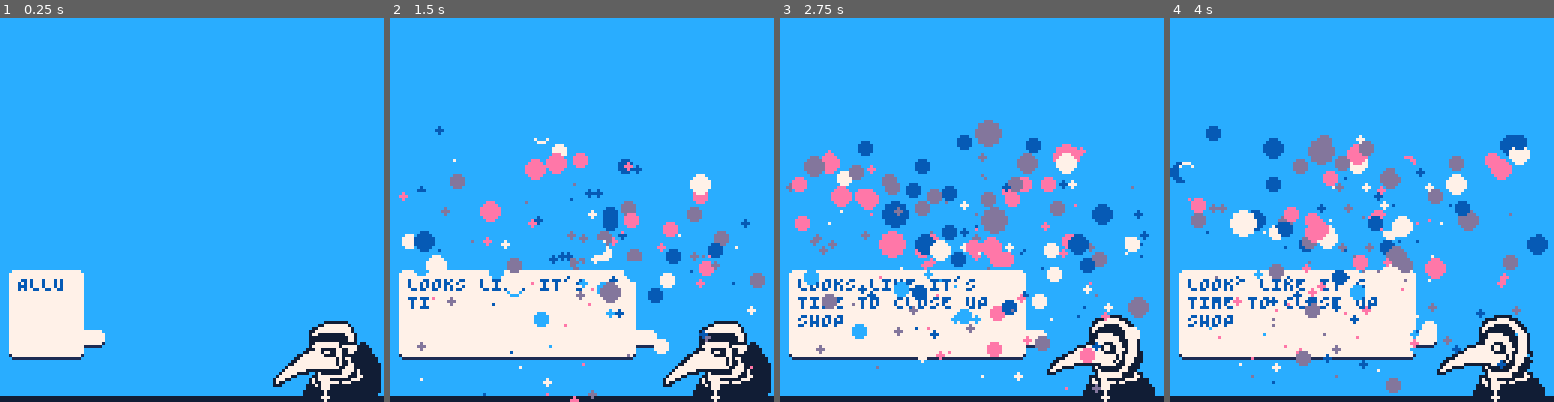
Above: before the commit, frames 1-4 (left to right).
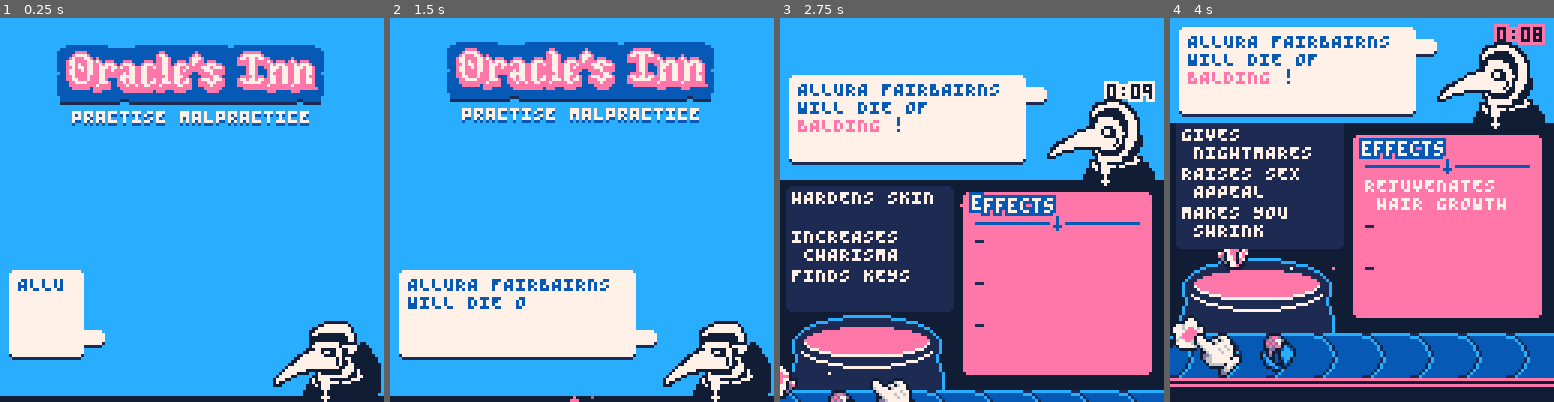
Above: after the commit, the same moments.

Repository: Yolwoocle/minijam_112
Game: PICO-8 cartridge minijam112.p8
Two runs of this game, one before a commit and one after it. Both use one fixed random seed, a clock stepped at 60 frames per second and the inputs below.
Inputs:
- Up to frame 1 (0.25 s): no input
- Up to frame 2 (1.5 s): tap X (X key) at 0.33, 1.07 s; tap O (Z key) at 0.7 s
- Up to frame 3 (2.75 s): hold Right 1.6-2.1 s; tap O (Z key) at 1.7, 2.1, 2.5 s; tap X (X key) at 1.85 s; hold Up 2.15-2.42 s; hold Right from 2.47 s (still down)
- Up to frame 4 (4 s): tap O (Z key) at 2.9, 3.3, 3.7 s; tap X (X key) at 2.97 s; release Right at 3.03 s; hold Left 3.08-3.58 s; hold Down 3.63-3.97 s

The runs differ from the first frame. In frame 1, 12% of the frame differs, in the area x 14-85%, y 7-29%; in frame 2, 19%; in frame 3, 75%; in frame 4, 86%, in the area x 0-100%, y 1-100%.

Commit message:
Clock fixed to original

Diff:
--- a/minijam112.p8
+++ b/minijam112.p8
@@ -136,7 +136,7 @@
 
 	clock=0
 	maxclock=60*10 -- be careful about overflowing the tiny p8 limit
-	clock=maxclock
+	-- clock=maxclock
 
 	report_shifted_on_left = false
 	main_menu = true
